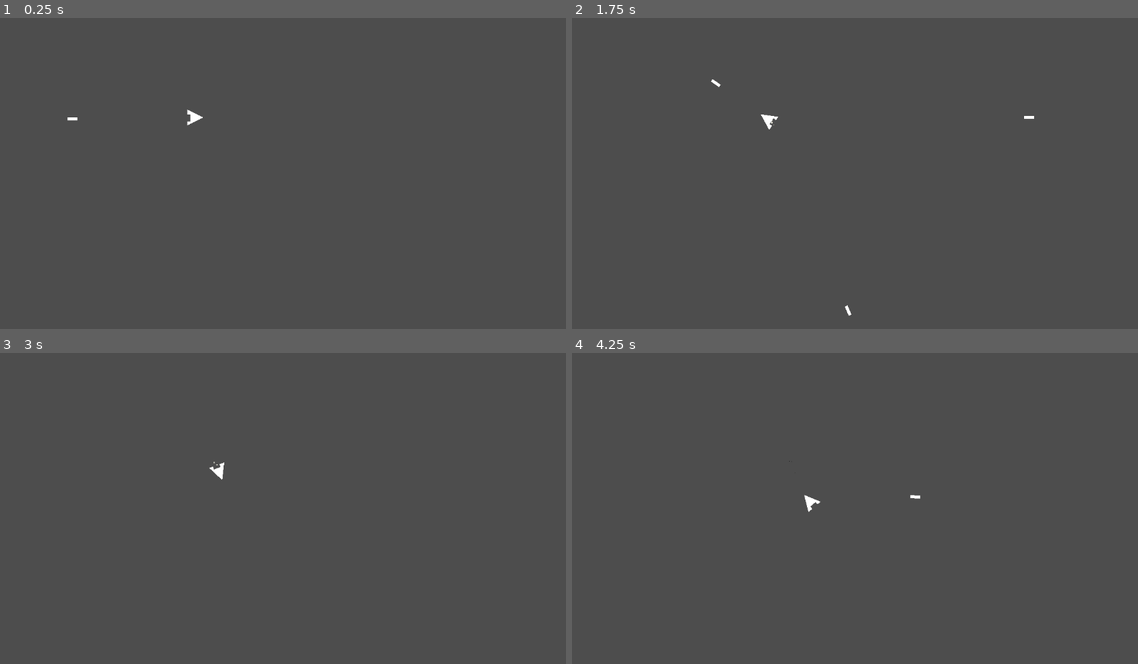
Above: before the commit, frames 1-4 (two rows, left to right).
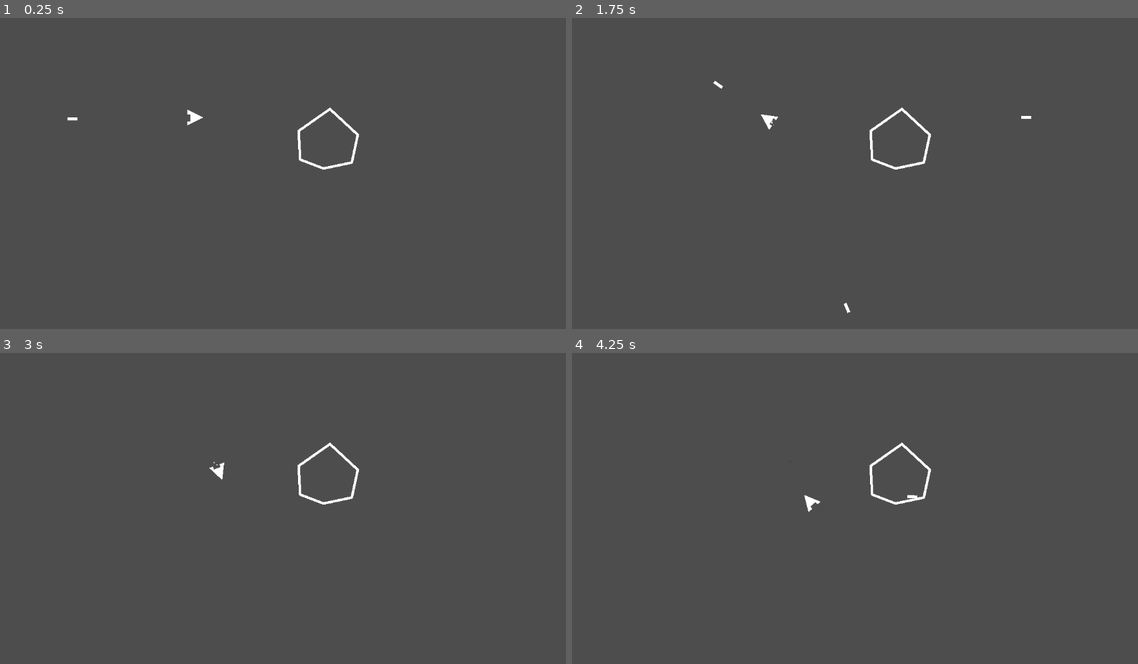
Above: after the commit, the same moments.

Repository: SerJolion/Asteroids
Game: Godot game, scene res://Scenes/main_scene.tscn
The game is run twice, just before and just after one commit, with the same random seed, the same clock (stepped at 60 frames per second) and the same inputs. The project has no main scene, so this scene is started directly.
Inputs:
- Up to frame 1 (0.25 s): no input
- Up to frame 2 (1.75 s): tap Enter (ui_accept) at 0.5, 0.77, 1.52 s; hold Right (ui_right) 0.53-1.28 s; hold Down (ui_down) from 1.28 s (still down)
- Up to frame 3 (3 s): release Down (ui_down) at 2.03 s; hold Right (ui_right) 2.03-2.78 s; hold Up (ui_up) from 2.78 s (still down)
- Up to frame 4 (4.25 s): tap Enter (ui_accept) at 3.02, 3.77 s; release Up (ui_up) at 3.53 s; hold Left (ui_left) from 3.53 s (still down)

The runs differ from the first frame. In frame 1, 0.3% of the frame differs, in the area x 52-64%, y 28-49%; in frame 2, 0.3%, in the area x 24-82%, y 19-96%; in frame 3, 0.3%; in frame 4, 0.3%.

Commit message:
Изменил коллайдер игрока
Заменил коллайдер игрока на более точный

Diff:
--- /dev/null
+++ b/Objects/Asteroid.tscn
@@ -0,0 +1,11 @@
+[gd_scene format=3 uid="uid://dl81odprhwp4t"]
+
+[node name="Asteroid" type="RigidBody2D"]
+gravity_scale = 0.0
+
+[node name="Colider" type="Line2D" parent="."]
+points = PackedVector2Array(-38, -35, 26, -80, 82, -28, 70, 28, 13, 40, -34, 22, -37, -37)
+width = 5.0
+
+[node name="Visual" type="CollisionPolygon2D" parent="."]
+polygon = PackedVector2Array(-39, -37, 26, -83, 85, -29, 72, 30, 14, 43, -36, 25)
--- a/Objects/player.tscn
+++ b/Objects/player.tscn
@@ -1,8 +1,6 @@
-[gd_scene load_steps=8 format=3 uid="uid://do2avrg4ds25w"]
+[gd_scene load_steps=7 format=3 uid="uid://do2avrg4ds25w"]
 
 [ext_resource type="Script" path="res://Scripts/PlayerLogic.gd" id="1_kt0p5"]
-
-[sub_resource type="CircleShape2D" id="CircleShape2D_edves"]
 
 [sub_resource type="Gradient" id="Gradient_mmr0o"]
 colors = PackedColorArray(1, 0.996535, 0.943663, 1, 0, 0, 0, 1)
@@ -34,8 +32,8 @@
 motion_mode = 1
 script = ExtResource("1_kt0p5")
 
-[node name="Colider" type="CollisionShape2D" parent="."]
-shape = SubResource("CircleShape2D_edves")
+[node name="CollisionPolygon2D" type="CollisionPolygon2D" parent="."]
+polygon = PackedVector2Array(10, 0, -6, -8, -6, 8, 2.45, 3.775)
 
 [node name="Visual" type="Polygon2D" parent="."]
 polygon = PackedVector2Array(10, 0, -6, -8, -6, -3, -3, -3, -3, 4, -6, 4, -6, 8)
@@ -47,4 +45,4 @@
 process_material = SubResource("ParticleProcessMaterial_bo5wu")
 
 [node name="BulletPosition" type="Node2D" parent="."]
-position = Vector2(22, 0)
+position = Vector2(19, 0)
--- a/Scenes/main_scene.tscn
+++ b/Scenes/main_scene.tscn
@@ -1,7 +1,8 @@
-[gd_scene load_steps=3 format=3 uid="uid://df0pvqa8am0gy"]
+[gd_scene load_steps=4 format=3 uid="uid://df0pvqa8am0gy"]
 
 [ext_resource type="PackedScene" uid="uid://do2avrg4ds25w" path="res://Objects/player.tscn" id="1_hbijx"]
 [ext_resource type="PackedScene" uid="uid://wjsf0l4dpopa" path="res://Objects/Bullet.tscn" id="2_fnhwu"]
+[ext_resource type="PackedScene" uid="uid://dl81odprhwp4t" path="res://Objects/Asteroid.tscn" id="3_o5hw2"]
 
 [node name="MainScene" type="Node2D"]
 
@@ -11,3 +12,6 @@
 
 [node name="Bullet" parent="." instance=ExtResource("2_fnhwu")]
 position = Vector2(46, 224)
+
+[node name="Asteroid" parent="." instance=ExtResource("3_o5hw2")]
+position = Vector2(638, 284)
